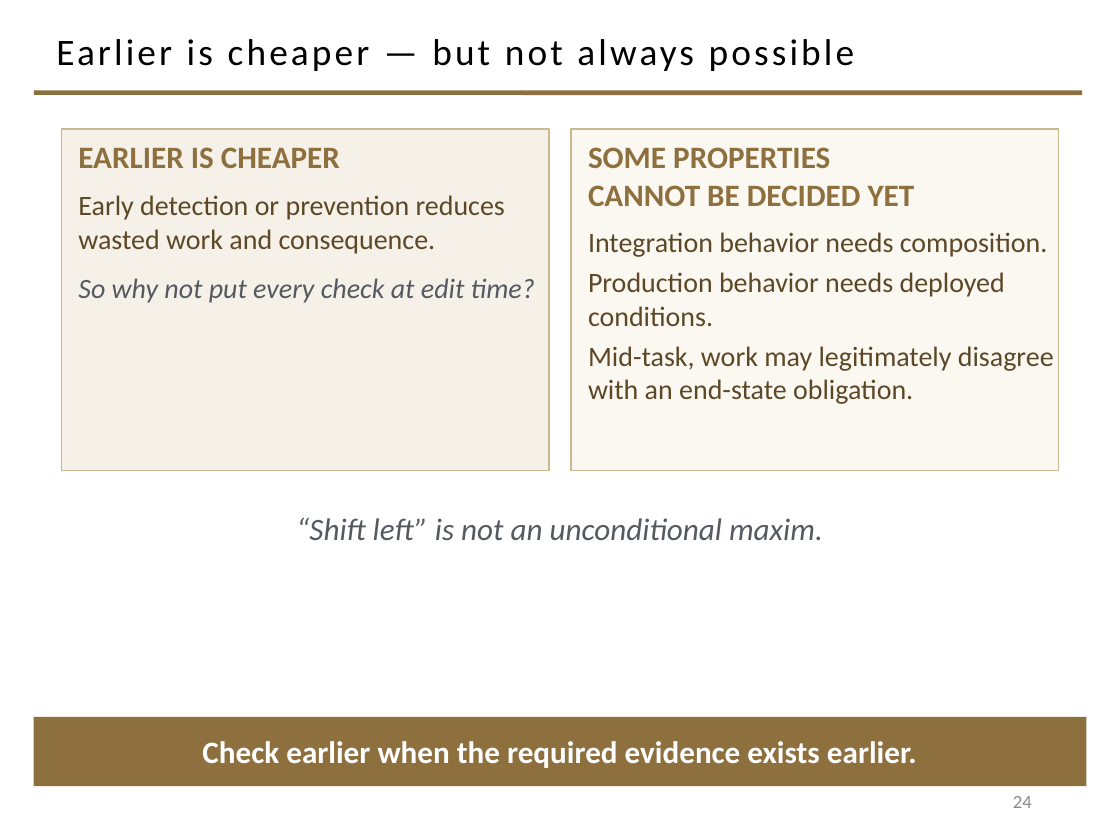
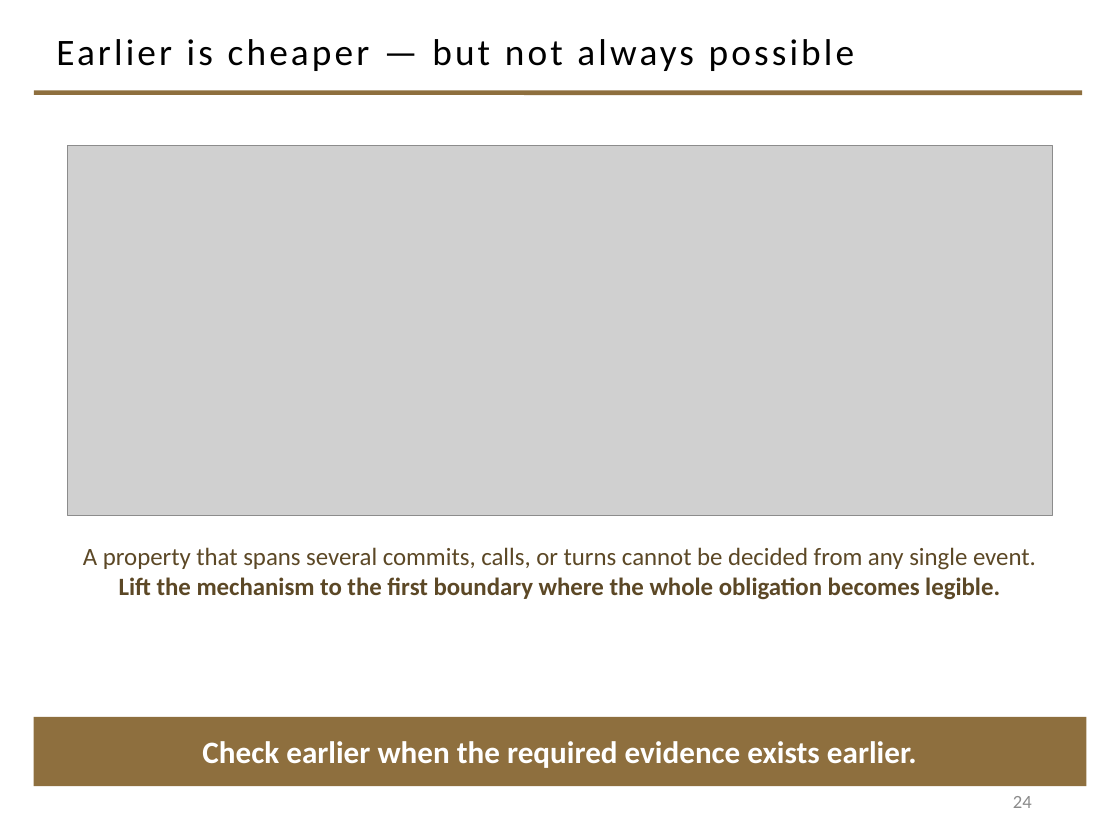
Before and after one commit to davisjam/model-based-agentic-software-engineering, a slide deck: slide 24 of course/lectures/act-2-delegation-and-control/03-alignment/2-3-Alignment.pptx. Drawn at 1120x840 pixels with LibreOffice and Linux fonts; fonts in the diff are those of the drawing; grey boxes stand for pictures; background and template pictures are left out. Boxes give left, top, right and bottom in pixels: in the first picture for what was removed or moved away, otherwise in the second. Text is boxed around its words. In the diff, an @@ line names an element or a change of style, - is before the commit and + after.

```diff
--- a/course/lectures/act-2-delegation-and-control/03-alignment/2-3-Alignment.pptx
+++ b/course/lectures/act-2-delegation-and-control/03-alignment/2-3-Alignment.pptx
@@ rectangle removed at bbox=[62, 129, 549, 470] @@
-EARLIER IS CHEAPER
-Early detection or prevention reduces wasted work and consequence.
-So why not put every check at edit time?
@@ picture added at bbox=[67, 146, 1053, 515] @@
@@ rectangle removed at bbox=[571, 129, 1058, 470] @@
-SOME PROPERTIES
-CANNOT BE DECIDED YET
-Integration behavior needs composition.
-Production behavior needs deployed conditions.
-Mid-task, work may legitimately disagree with an end-state obligation.
@@ text removed at bbox=[296, 518, 823, 540] @@
-“Shift left” is not an unconditional maxim.
@@ text added at bbox=[83, 547, 1036, 600], 16 pt, text #5C4826 @@
+A property that spans several commits, calls, or turns cannot be decided from any single event.
+Lift the mechanism to the first boundary where the whole obligation becomes legible.
```
Also in this commit, not shown: 1 other slide changed, 1 other file.
